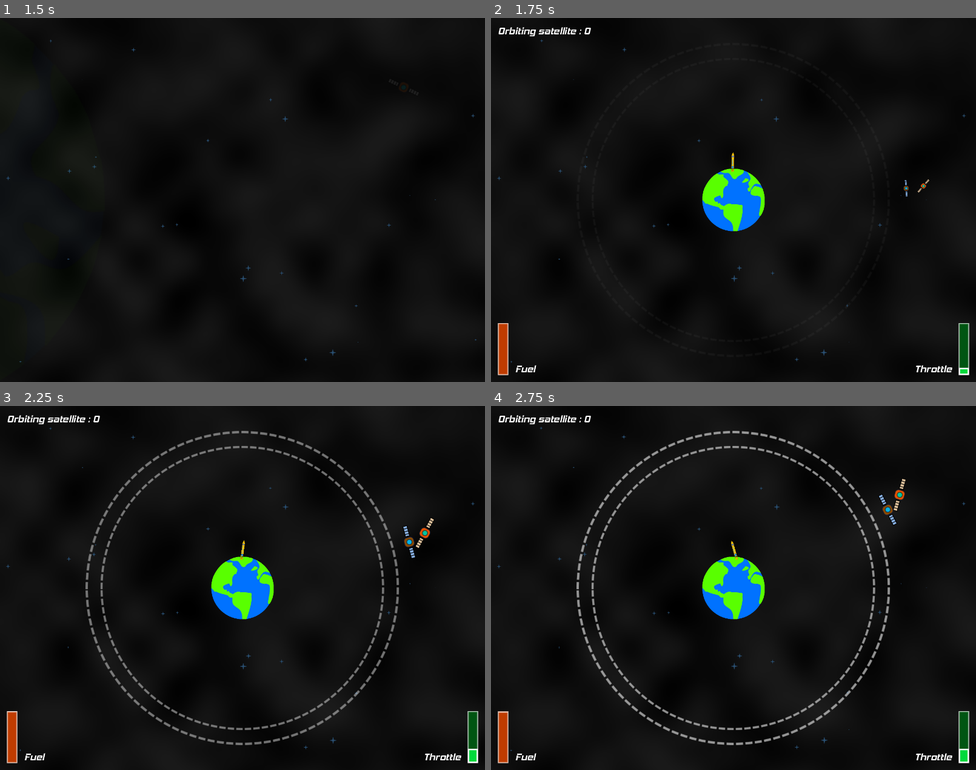
Above: before the commit, frames 1-4 (two rows, left to right).
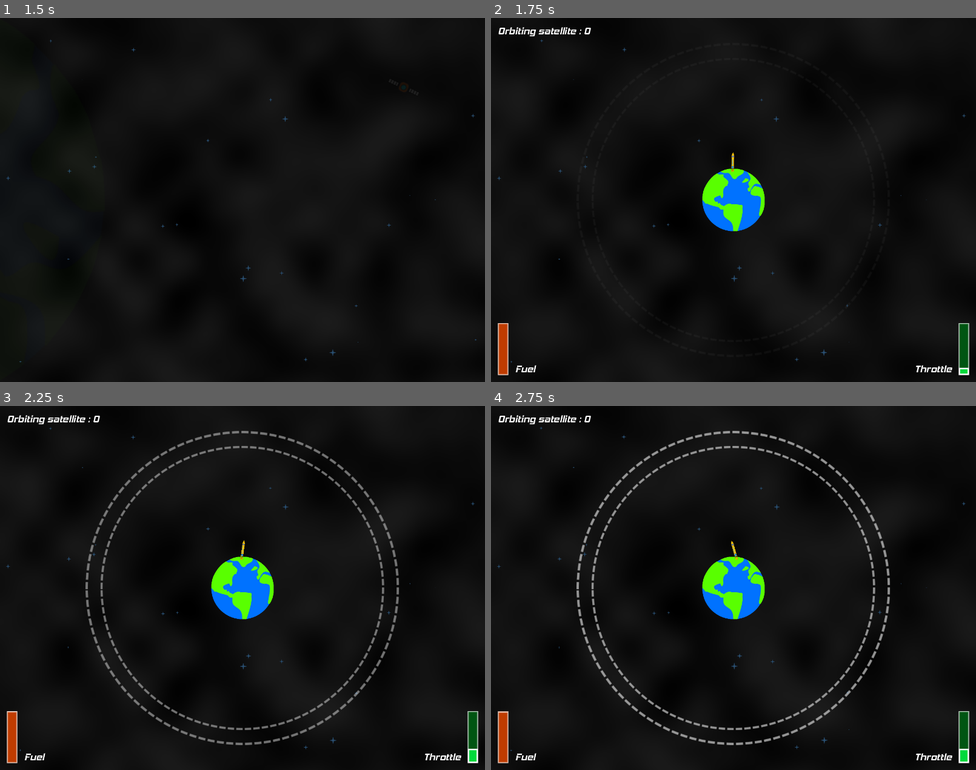
Above: after the commit, the same moments.

Repository: Fifut/Ludum-Dare-54
Game: Godot game, scene res://limited_space.tscn
Same seed, same stepped clock (60 frames per second), same inputs: the game is played once before the commit and once after it. Sound files missing from this copy of the repository are replaced by a short silence.
Inputs:
- Up to frame 1 (1.5 s): click "Start" at 0.5 s; hold D (Right) from 1.28 s (still down); hold Up (Engine+) from 1.28 s (still down)
- Up to frame 2 (1.75 s): keep holding D (Right); keep holding Up (Engine+)
- Up to frame 3 (2.25 s): release D (Right) at 2.03 s; release Up (Engine+) at 2.03 s; hold A (Left) from 2.03 s (still down); tap Down (Engine-) at 2.1 s
- Up to frame 4 (2.75 s): keep holding A (Left)

Frame 1 is identical in both runs. In frame 2, less than 0.1% of the frame differs, in the area x 85-91%, y 44-49%; in frame 3, 0.2%, in the area x 83-90%, y 30-42%; in frame 4, 0.2%.

Commit message:
Rocket fail Endgame

Diff:
--- a/Game/game.gd
+++ b/Game/game.gd
@@ -2,6 +2,7 @@
 
 @onready var Earth = %Earth
 @onready var RocketMarker = %RocketMarker
+@onready var EndGame = %EndGame
 
 @onready var satellite_scene = preload("res://Satellite/satellite.tscn")
 @onready var rocket_scene = preload("res://Rocket/rocket.tscn")
@@ -12,6 +13,7 @@
 
 
 func _ready():
+	EndGame.hide()
 	_spawn_rocket()
 	_spawn_orbit()
 
@@ -19,6 +21,11 @@
 func _spawn_rocket():
 	var rocket = rocket_scene.instantiate()
 	rocket.on_rocket_at_orbit.connect(_on_rocket_at_orbit)
+	rocket.on_rocket_fail.connect(
+		func():
+			EndGame.orbiting_satellite = orbiting_satellite
+			EndGame.show()
+	)
 	rocket.position = RocketMarker.position
 	rocket.name = "Rocket"
 	add_child(rocket)
--- a/Game/game.tscn
+++ b/Game/game.tscn
@@ -3,7 +3,7 @@
 [ext_resource type="Script" path="res://Game/game.gd" id="1_my4gs"]
 [ext_resource type="PackedScene" uid="uid://csaep2lwxt17k" path="res://Menu/hud.tscn" id="2_dmtve"]
 [ext_resource type="PackedScene" uid="uid://bcaev7h3sosy5" path="res://Earth/earth.tscn" id="2_sv2hj"]
-[ext_resource type="PackedScene" uid="uid://cfmpwidsrbs78" path="res://Satellite/satellite.tscn" id="5_qalrv"]
+[ext_resource type="PackedScene" uid="uid://thq4t6x13aq2" path="res://Menu/end_game.tscn" id="3_0lesb"]
 
 [node name="Game" type="Node2D"]
 script = ExtResource("1_my4gs")
@@ -13,6 +13,10 @@
 
 [node name="HUD" parent="HUDCanvasLayer" instance=ExtResource("2_dmtve")]
 
+[node name="EndGame" parent="HUDCanvasLayer" instance=ExtResource("3_0lesb")]
+unique_name_in_owner = true
+visible = false
+
 [node name="Earth" parent="." instance=ExtResource("2_sv2hj")]
 unique_name_in_owner = true
 position = Vector2(700, 525)
@@ -21,11 +25,3 @@
 [node name="RocketMarker" type="Marker2D" parent="."]
 unique_name_in_owner = true
 position = Vector2(698, 408)
-
-[node name="Satellite1" parent="." instance=ExtResource("5_qalrv")]
-position = Vector2(700, 525)
-
-[node name="Satellite2" parent="." instance=ExtResource("5_qalrv")]
-position = Vector2(700, 525)
-sprite_rotation = 45
-orbit = Vector2(550, 0)
--- /dev/null
+++ b/Menu/end_game.gd
@@ -0,0 +1,9 @@
+extends Control
+
+
+@onready var ScoreLabel : Label = %ScoreLabel
+
+
+var orbiting_satellite: int = 0:
+	set(value) :
+		ScoreLabel.text = "Orbiting satellite : " + str(value)
--- /dev/null
+++ b/Menu/end_game.tscn
@@ -0,0 +1,58 @@
+[gd_scene load_steps=4 format=3 uid="uid://thq4t6x13aq2"]
+
+[ext_resource type="Script" path="res://Menu/end_game.gd" id="1_8iref"]
+[ext_resource type="FontFile" uid="uid://pnbn0lg56d7u" path="res://Assets/Font/Race Sport.ttf" id="1_mdfua"]
+[ext_resource type="FontFile" uid="uid://bn4x06gox4pfa" path="res://Assets/Font/hemi head bd it.otf" id="2_8jyg5"]
+
+[node name="EndGame" type="Control"]
+layout_mode = 3
+anchors_preset = 15
+anchor_right = 1.0
+anchor_bottom = 1.0
+grow_horizontal = 2
+grow_vertical = 2
+script = ExtResource("1_8iref")
+
+[node name="MarginContainer" type="MarginContainer" parent="."]
+layout_mode = 1
+anchors_preset = 15
+anchor_right = 1.0
+anchor_bottom = 1.0
+grow_horizontal = 2
+grow_vertical = 2
+theme_override_constants/margin_left = 100
+theme_override_constants/margin_top = 100
+theme_override_constants/margin_right = 100
+theme_override_constants/margin_bottom = 100
+
+[node name="ColorRect" type="ColorRect" parent="MarginContainer"]
+layout_mode = 2
+color = Color(0, 0, 0, 0.745098)
+
+[node name="VBoxContainer" type="VBoxContainer" parent="MarginContainer"]
+layout_mode = 2
+size_flags_vertical = 4
+theme_override_constants/separation = 50
+
+[node name="TitleLabel" type="Label" parent="MarginContainer/VBoxContainer"]
+layout_mode = 2
+size_flags_vertical = 1
+theme_override_fonts/font = ExtResource("1_mdfua")
+theme_override_font_sizes/font_size = 60
+text = "Game over"
+horizontal_alignment = 1
+
+[node name="ScoreLabel" type="Label" parent="MarginContainer/VBoxContainer"]
+unique_name_in_owner = true
+layout_mode = 2
+theme_override_fonts/font = ExtResource("2_8jyg5")
+theme_override_font_sizes/font_size = 28
+text = "Orbiting satellite : 0"
+horizontal_alignment = 1
+
+[node name="RestartLabel" type="Label" parent="MarginContainer/VBoxContainer"]
+layout_mode = 2
+theme_override_fonts/font = ExtResource("2_8jyg5")
+theme_override_font_sizes/font_size = 28
+text = "R to restart"
+horizontal_alignment = 1
--- a/Orbit/orbit.tscn
+++ b/Orbit/orbit.tscn
@@ -2,63 +2,6 @@
 
 [ext_resource type="Texture2D" uid="uid://cy8ph1g5nmexq" path="res://Assets/Circle.png" id="1_lq148"]
 [ext_resource type="Script" path="res://Orbit/orbit.gd" id="1_ykx23"]
-
-[sub_resource type="Animation" id="Animation_jvdxf"]
-resource_name = "flash"
-length = 1.5
-loop_mode = 1
-tracks/0/type = "value"
-tracks/0/imported = false
-tracks/0/enabled = true
-tracks/0/path = NodePath("CircleOutSprite:self_modulate")
-tracks/0/interp = 2
-tracks/0/loop_wrap = true
-tracks/0/keys = {
-"times": PackedFloat32Array(0, 0.8, 1.5),
-"transitions": PackedFloat32Array(1, 1, 1),
-"update": 0,
-"values": [Color(1, 1, 1, 0.588235), Color(1, 1, 1, 0.14902), Color(1, 1, 1, 0.588235)]
-}
-tracks/1/type = "value"
-tracks/1/imported = false
-tracks/1/enabled = true
-tracks/1/path = NodePath("CircleInSprite:self_modulate")
-tracks/1/interp = 2
-tracks/1/loop_wrap = true
-tracks/1/keys = {
-"times": PackedFloat32Array(0, 0.8, 1.5),
-"transitions": PackedFloat32Array(1, 1, 1),
-"update": 0,
-"values": [Color(1, 1, 1, 0.588235), Color(1, 1, 1, 0.14902), Color(1, 1, 1, 0.607843)]
-}
-
-[sub_resource type="Animation" id="Animation_a7she"]
-resource_name = "fadeout"
-length = 0.3
-tracks/0/type = "value"
-tracks/0/imported = false
-tracks/0/enabled = true
-tracks/0/path = NodePath("CircleOutSprite:self_modulate")
-tracks/0/interp = 2
-tracks/0/loop_wrap = true
-tracks/0/keys = {
-"times": PackedFloat32Array(0, 0.3),
-"transitions": PackedFloat32Array(1, 1),
-"update": 0,
-"values": [Color(1, 1, 1, 0.607843), Color(1, 1, 1, 0)]
-}
-tracks/1/type = "value"
-tracks/1/imported = false
-tracks/1/enabled = true
-tracks/1/path = NodePath("CircleInSprite:self_modulate")
-tracks/1/interp = 2
-tracks/1/loop_wrap = true
-tracks/1/keys = {
-"times": PackedFloat32Array(0, 0.3),
-"transitions": PackedFloat32Array(1, 1),
-"update": 0,
-"values": [Color(1, 1, 1, 0.607843), Color(1, 1, 1, 0)]
-}
 
 [sub_resource type="Animation" id="Animation_7lsf3"]
 resource_name = "fadein"
@@ -99,6 +42,63 @@
 "values": [true]
 }
 
+[sub_resource type="Animation" id="Animation_a7she"]
+resource_name = "fadeout"
+length = 0.3
+tracks/0/type = "value"
+tracks/0/imported = false
+tracks/0/enabled = true
+tracks/0/path = NodePath("CircleOutSprite:self_modulate")
+tracks/0/interp = 2
+tracks/0/loop_wrap = true
+tracks/0/keys = {
+"times": PackedFloat32Array(0, 0.3),
+"transitions": PackedFloat32Array(1, 1),
+"update": 0,
+"values": [Color(1, 1, 1, 0.607843), Color(1, 1, 1, 0)]
+}
+tracks/1/type = "value"
+tracks/1/imported = false
+tracks/1/enabled = true
+tracks/1/path = NodePath("CircleInSprite:self_modulate")
+tracks/1/interp = 2
+tracks/1/loop_wrap = true
+tracks/1/keys = {
+"times": PackedFloat32Array(0, 0.3),
+"transitions": PackedFloat32Array(1, 1),
+"update": 0,
+"values": [Color(1, 1, 1, 0.607843), Color(1, 1, 1, 0)]
+}
+
+[sub_resource type="Animation" id="Animation_jvdxf"]
+resource_name = "flash"
+length = 1.5
+loop_mode = 1
+tracks/0/type = "value"
+tracks/0/imported = false
+tracks/0/enabled = true
+tracks/0/path = NodePath("CircleOutSprite:self_modulate")
+tracks/0/interp = 2
+tracks/0/loop_wrap = true
+tracks/0/keys = {
+"times": PackedFloat32Array(0, 0.8, 1.5),
+"transitions": PackedFloat32Array(1, 1, 1),
+"update": 0,
+"values": [Color(1, 1, 1, 0.588235), Color(1, 1, 1, 0.14902), Color(1, 1, 1, 0.588235)]
+}
+tracks/1/type = "value"
+tracks/1/imported = false
+tracks/1/enabled = true
+tracks/1/path = NodePath("CircleInSprite:self_modulate")
+tracks/1/interp = 2
+tracks/1/loop_wrap = true
+tracks/1/keys = {
+"times": PackedFloat32Array(0, 0.8, 1.5),
+"transitions": PackedFloat32Array(1, 1, 1),
+"update": 0,
+"values": [Color(1, 1, 1, 0.588235), Color(1, 1, 1, 0.14902), Color(1, 1, 1, 0.607843)]
+}
+
 [sub_resource type="AnimationLibrary" id="AnimationLibrary_1q5cr"]
 _data = {
 "fadein": SubResource("Animation_7lsf3"),
--- a/Rocket/rocket.gd
+++ b/Rocket/rocket.gd
@@ -2,18 +2,23 @@
 
 
 signal on_rocket_at_orbit
+signal on_rocket_fail
 
 
 @export var RCS_Force = 0.1
 @export var Engine_Force = 1
 @export var Fuel = 100
 
+@onready var RocketSprite = %RocketSprite
+@onready var RocketCollisionShape2D = %RocketCollisionShape2D
 @onready var EngineMarker = %EngineMarker
 @onready var RCSMarker = %RCSMarker
 @onready var FireSprite = %FireSprite
 @onready var FireAudioStreamPlayer = %FireAudioStreamPlayer
 @onready var OrbitTimer : Timer = %OrbitTimer
 @onready var OrbitProgressBar : TextureProgressBar = %OrbitProgressBar
+@onready var RocketCPUParticles : CPUParticles2D = %RocketCPUParticles
+@onready var ExplodeAudioStreamPlayer : AudioStreamPlayer = %ExplodeAudioStreamPlayer
 
 
 var engine = 0.0
@@ -96,3 +101,13 @@
 func _on_orbit_timer_timeout():
 	on_rocket_at_orbit.emit(self.global_position, self.global_rotation_degrees)
 	queue_free()
+
+
+func _on_collision_area_body_entered(body):
+	engine = 0
+	RocketSprite.hide()
+	RocketCPUParticles.emitting = true
+	ExplodeAudioStreamPlayer.play()
+	await ExplodeAudioStreamPlayer.finished
+	on_rocket_fail.emit()
+	queue_free()
--- a/Rocket/rocket.tscn
+++ b/Rocket/rocket.tscn
@@ -1,10 +1,11 @@
-[gd_scene load_steps=8 format=3 uid="uid://dnnuo03dxtwqj"]
+[gd_scene load_steps=10 format=3 uid="uid://dnnuo03dxtwqj"]
 
 [ext_resource type="Script" path="res://Rocket/rocket.gd" id="1_tepyd"]
 [ext_resource type="Texture2D" uid="uid://bli2gapwmjonf" path="res://Assets/Progress.png" id="2_1dqny"]
 [ext_resource type="Texture2D" uid="uid://bcjghwal8baqh" path="res://Assets/Rocket.png" id="2_22k41"]
 [ext_resource type="Texture2D" uid="uid://etrw6yq0kutg" path="res://Assets/Fire.png" id="3_hgt3j"]
 [ext_resource type="AudioStream" uid="uid://jndw3ampcf3s" path="res://Assets/Sound/Fire.wav" id="4_fw2rw"]
+[ext_resource type="AudioStream" uid="uid://cdwp5bjkruh5x" path="res://Assets/Sound/Boom.wav" id="6_ldsux"]
 
 [sub_resource type="RectangleShape2D" id="RectangleShape2D_r3xyi"]
 size = Vector2(6, 40)
@@ -12,6 +13,10 @@
 [sub_resource type="CapsuleShape2D" id="CapsuleShape2D_wipdq"]
 radius = 4.0
 height = 14.0
+
+[sub_resource type="CapsuleShape2D" id="CapsuleShape2D_78p0x"]
+radius = 3.0
+height = 38.0
 
 [node name="Rocket" type="RigidBody2D"]
 collision_layer = 2
@@ -34,10 +39,12 @@
 tint_progress = Color(0.0627451, 0.882353, 0.0509804, 1)
 
 [node name="RocketSprite" type="Sprite2D" parent="."]
+unique_name_in_owner = true
 scale = Vector2(0.25, 0.25)
 texture = ExtResource("2_22k41")
 
-[node name="CollisionShape2D" type="CollisionShape2D" parent="."]
+[node name="RocketCollisionShape2D" type="CollisionShape2D" parent="."]
+unique_name_in_owner = true
 position = Vector2(0, 4)
 shape = SubResource("RectangleShape2D_r3xyi")
 
@@ -69,6 +76,42 @@
 [node name="OrbitTimer" type="Timer" parent="."]
 unique_name_in_owner = true
 
+[node name="CollisionArea" type="Area2D" parent="."]
+collision_layer = 2
+collision_mask = 8
+
+[node name="CollisionShape2D" type="CollisionShape2D" parent="CollisionArea"]
+position = Vector2(0, 3)
+shape = SubResource("CapsuleShape2D_78p0x")
+
+[node name="RocketCPUParticles" type="CPUParticles2D" parent="."]
+unique_name_in_owner = true
+emitting = false
+amount = 10
+lifetime = 4.0
+one_shot = true
+explosiveness = 1.0
+emission_shape = 3
+emission_rect_extents = Vector2(2, 15)
+direction = Vector2(0, 0)
+spread = 180.0
+gravity = Vector2(0, 0)
+initial_velocity_min = 10.0
+initial_velocity_max = 20.0
+angular_velocity_min = 10.0
+angular_velocity_max = 50.0
+linear_accel_min = -2.0
+linear_accel_max = -1.0
+scale_amount_min = 6.0
+scale_amount_max = 8.0
+color = Color(0.996094, 0.777344, 0, 1)
+
+[node name="ExplodeAudioStreamPlayer" type="AudioStreamPlayer" parent="."]
+unique_name_in_owner = true
+stream = ExtResource("6_ldsux")
+volume_db = 3.0
+
 [connection signal="area_entered" from="OrbitArea2D" to="." method="_on_orbit_area_entered"]
 [connection signal="area_exited" from="OrbitArea2D" to="." method="_on_orbit_area_exited"]
 [connection signal="timeout" from="OrbitTimer" to="." method="_on_orbit_timer_timeout"]
+[connection signal="body_entered" from="CollisionArea" to="." method="_on_collision_area_body_entered"]
--- a/Satellite/satellite.gd
+++ b/Satellite/satellite.gd
@@ -14,7 +14,10 @@
 	SatelliteSprite.self_modulate = Color(randf_range(0.5, 1.0), randf_range(0.5, 1.0), randf_range(0.5, 1.0))
 	CollisionShape.position = orbit
 	CollisionShape.rotation_degrees = sprite_rotation
-	speed = randi_range(-50, 50)
+
+	speed = randi_range(-45, 45)
+	if  -5 < speed and speed < 5:
+		speed = 5
 
 	SatelliteAnimationPlayer.play("fadein")
 
--- a/Satellite/satellite.tscn
+++ b/Satellite/satellite.tscn
@@ -29,6 +29,8 @@
 }
 
 [node name="Satellite" type="StaticBody2D"]
+collision_layer = 8
+collision_mask = 2
 script = ExtResource("1_imqjb")
 
 [node name="CollisionShape2D" type="CollisionShape2D" parent="."]
--- a/project.godot
+++ b/project.godot
@@ -69,6 +69,7 @@
 2d_physics/layer_1="Earth"
 2d_physics/layer_2="Rocket"
 2d_physics/layer_3="Orbit"
+2d_physics/layer_4="Satellite"
 
 [rendering]
 
Not shown, added: Assets/Sound/Boom.wav.import
Not shown, added: Assets/Sound/Boom.wav
